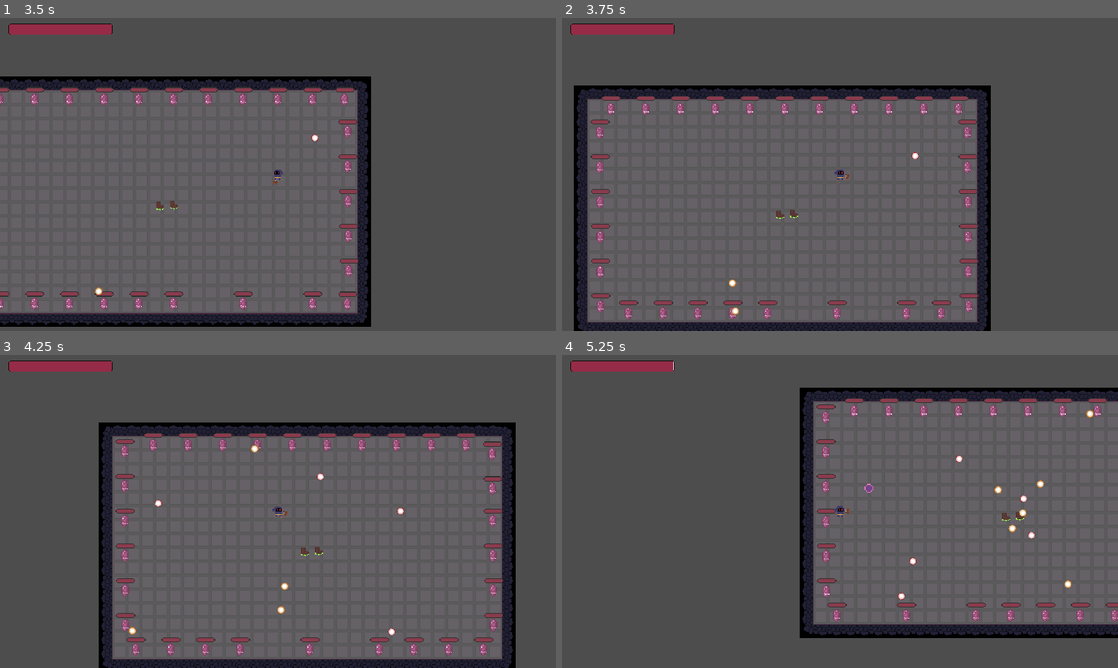
Above: before the commit, frames 1-4 (two rows, left to right).
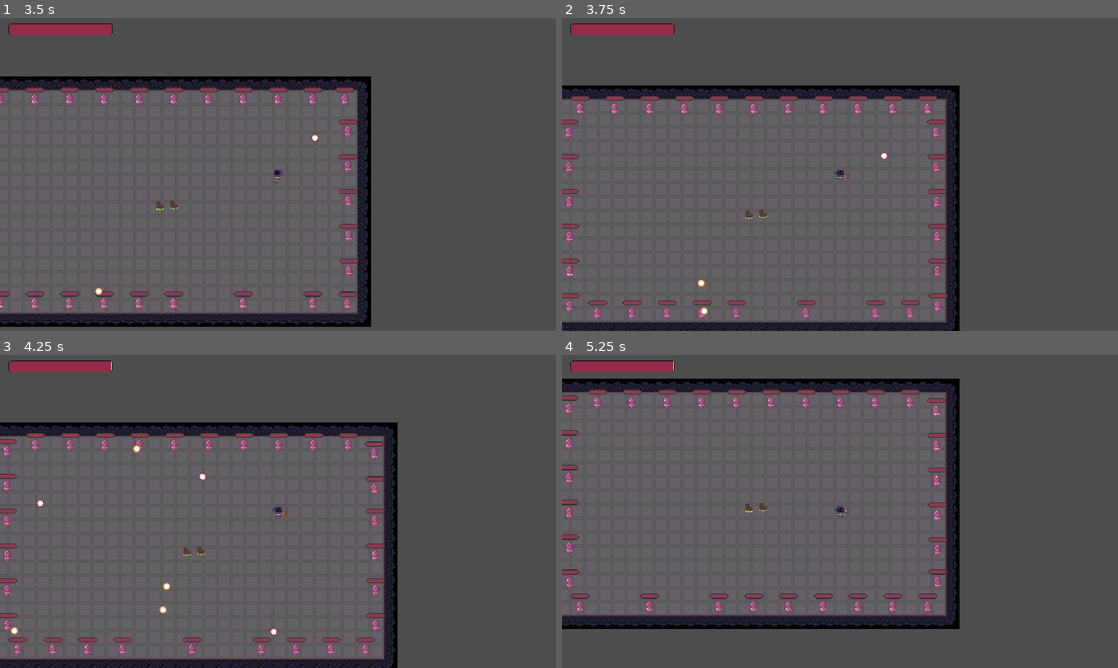
Above: after the commit, the same moments.

Repository: Arssin/Bullet_Hell_Jam
Game: Godot game, scene res://scenes/Level3.tscn
The game is run twice, just before and just after one commit, with the same random seed, the same clock (stepped at 60 frames per second) and the same inputs. This scene is started directly instead of the project's main scene.
Inputs (mouse positions are in pixels of both pictures, inside the frame that each line leads up to):
- Up to frame 1 (3.5 s): move the mouse to (400, 158) at 0.52 s; hold D (move_right) 0.53-1.28 s; click (400, 158) at 0.6 s; move the mouse to (166, 190) at 1.27 s; hold S (move_down) 1.28-2.03 s; tap Space (dash) at 1.35 s; move the mouse to (333, 105) at 2.02 s; hold D (move_right) 2.03-2.78 s; tap E (player_action) at 2.1 s; move the mouse to (250, 237) at 2.77 s; hold W (move_up) from 2.78 s (still down); click (250, 237) at 2.85 s
- Up to frame 2 (3.75 s): move the mouse to (1006, 221) at 3.52 s; release W (move_up) at 3.53 s; hold Left (move_left) from 3.53 s (still down); tap Space (dash) at 3.6 s
- Up to frame 3 (4.25 s): keep holding Left (move_left)
- Up to frame 4 (5.25 s): move the mouse to (673, 464) at 4.27 s; tap E (player_action) at 4.35 s; move the mouse to (867, 511) at 5.02 s; release Left (move_left) at 5.03 s; hold S (move_down) from 5.03 s (still down); click (867, 511) at 5.1 s

Frame 1 is identical in both runs. In frame 2, 12% of the frame differs, in the area x 0-78%, y 21-100%; in frame 3, 28%; in frame 4, 45%, in the area x 0-100%, y 7-91%.
Error after the commit: Invalid access to property or key '4' on a base object of type 'Dictionary'. (res://addons/BulletUpHell/BuHSpawner.gd:406)

Commit message:
prepare lvl 4

Diff:
--- a/scenes/Level3.tscn
+++ b/scenes/Level3.tscn
@@ -1,9 +1,11 @@
-[gd_scene load_steps=6 format=3 uid="uid://ccld875vdpeh6"]
+[gd_scene load_steps=8 format=3 uid="uid://ccld875vdpeh6"]
 
 [ext_resource type="PackedScene" uid="uid://df3rvcxvib2rc" path="res://scenes/map_creator.tscn" id="1_6u3b2"]
+[ext_resource type="Script" path="res://scripts/Level3.gd" id="1_duxhs"]
 [ext_resource type="PackedScene" uid="uid://bwofc6vedhbhe" path="res://scenes/player.tscn" id="2_l0xq2"]
 [ext_resource type="Texture2D" uid="uid://bsf0v2hiu5qdb" path="res://assets/con_1.png" id="3_dhtqi"]
 [ext_resource type="PackedScene" uid="uid://bw35yw126p5jb" path="res://scenes/cristal_enemy.tscn" id="3_y5qt6"]
+[ext_resource type="PackedScene" uid="uid://csp0pjl6er5ri" path="res://scenes/doors.tscn" id="6_kbnwl"]
 
 [sub_resource type="Curve2D" id="Curve2D_notfj"]
 _data = {
@@ -12,6 +14,7 @@
 point_count = 5
 
 [node name="Level3" type="Node2D"]
+script = ExtResource("1_duxhs")
 
 [node name="MapCreator" parent="." instance=ExtResource("1_6u3b2")]
 layer_0/tile_data = PackedInt32Array(655383, 65536, 0, 655384, 65536, 0, 655385, 65536, 0, 655386, 65536, 0, 655387, 65 …(9943 unchanged characters)…
@@ -380,3 +383,21 @@
 move_on_path = NodePath("../../Path2D/PathFollow2D33")
 movement_speed = 2
 isDestructable = true
+
+[node name="Label" type="Label" parent="."]
+visible = false
+offset_left = 477.0
+offset_top = 237.0
+offset_right = 605.0
+offset_bottom = 260.0
+text = "LVL 3 COMPLETE"
+
+[node name="Doors" type="Node2D" parent="."]
+visible = false
+position = Vector2(-131, 89)
+
+[node name="Doors" parent="Doors" instance=ExtResource("6_kbnwl")]
+position = Vector2(581, 185)
+
+[node name="Doors2" parent="Doors" instance=ExtResource("6_kbnwl")]
+position = Vector2(765, 185)
--- /dev/null
+++ b/scripts/Level3.gd
@@ -0,0 +1,10 @@
+extends Node2D
+
+var lvl_end = false
+
+
+func _process(delta: float) -> void:
+	if !lvl_end && $Node2D.get_children().size() == 1:
+		$Doors.show()
+		$Label.show()
+		lvl_end = true
--- a/scripts/cristal_enemy.gd
+++ b/scripts/cristal_enemy.gd
@@ -62,7 +62,6 @@
 
 
 func get_hit(value):
-	print(value)
 	if isDestructable:
 		val_health = val_health - (value + PlayerGlobals.additional_dmg)
 		$HealthBar.update_healthbar(val_health)
